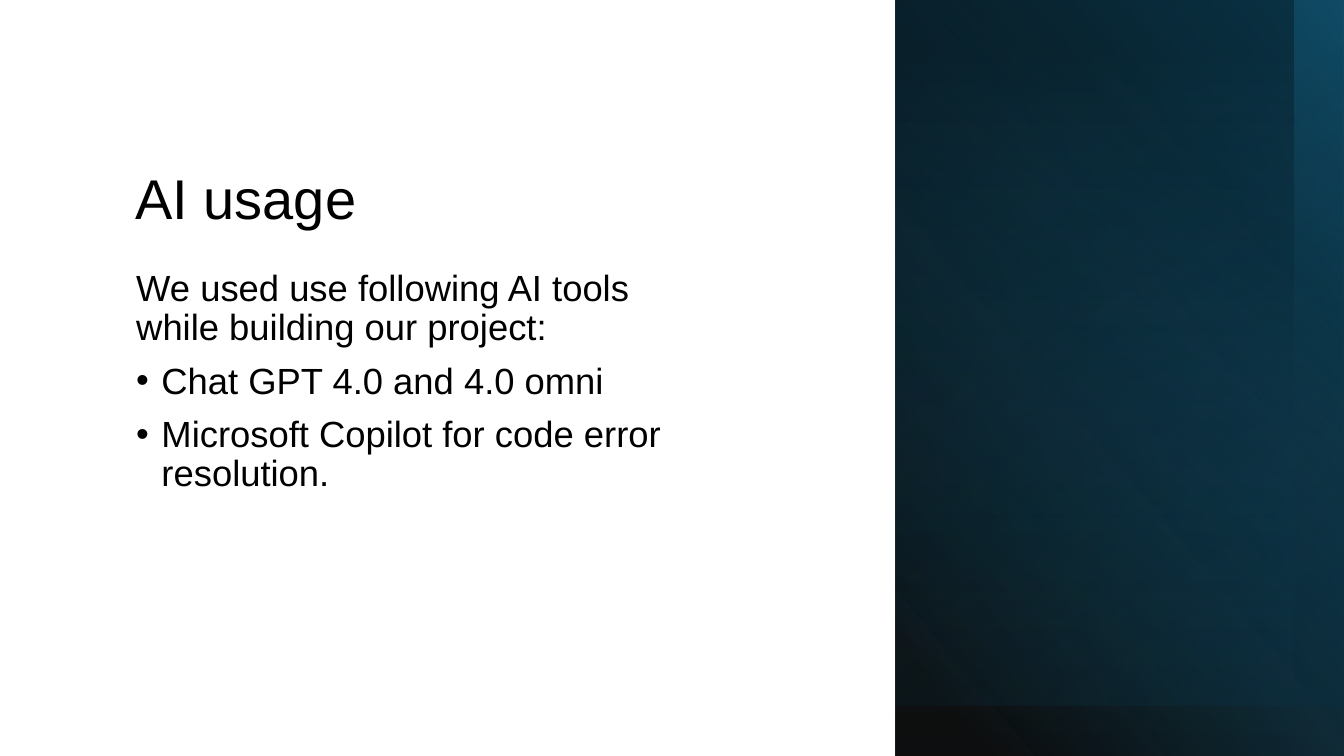
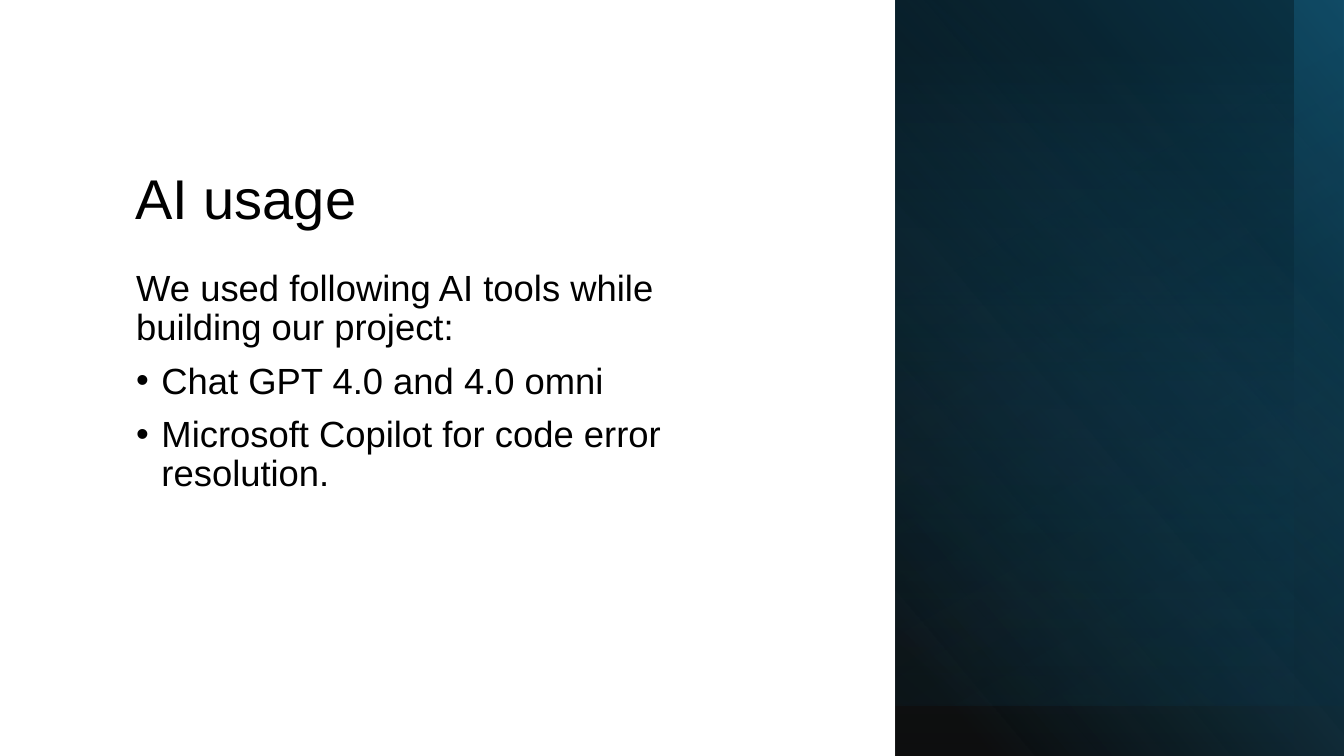
Before and after one commit to WojciechMisiura/RRproject, a slide deck: slide 16 of Slides/RR_project_slides.pptx. Drawn at 1344x756 pixels with LibreOffice and Linux fonts; fonts in the diff are those of the drawing. Boxes give left, top, right and bottom in pixels: in the first picture for what was removed or moved away, otherwise in the second. Text is boxed around its words. In the diff, an @@ line names an element or a change of style, - is before the commit and + after.

```diff
--- a/Slides/RR_project_slides.pptx
+++ b/Slides/RR_project_slides.pptx
@@ text at bbox=[136, 274, 653, 348]: text changed @@
-We used use following AI tools while building our project:
+We used following AI tools while building our project:
```
Also in this commit, not shown: 1 other slide changed.
